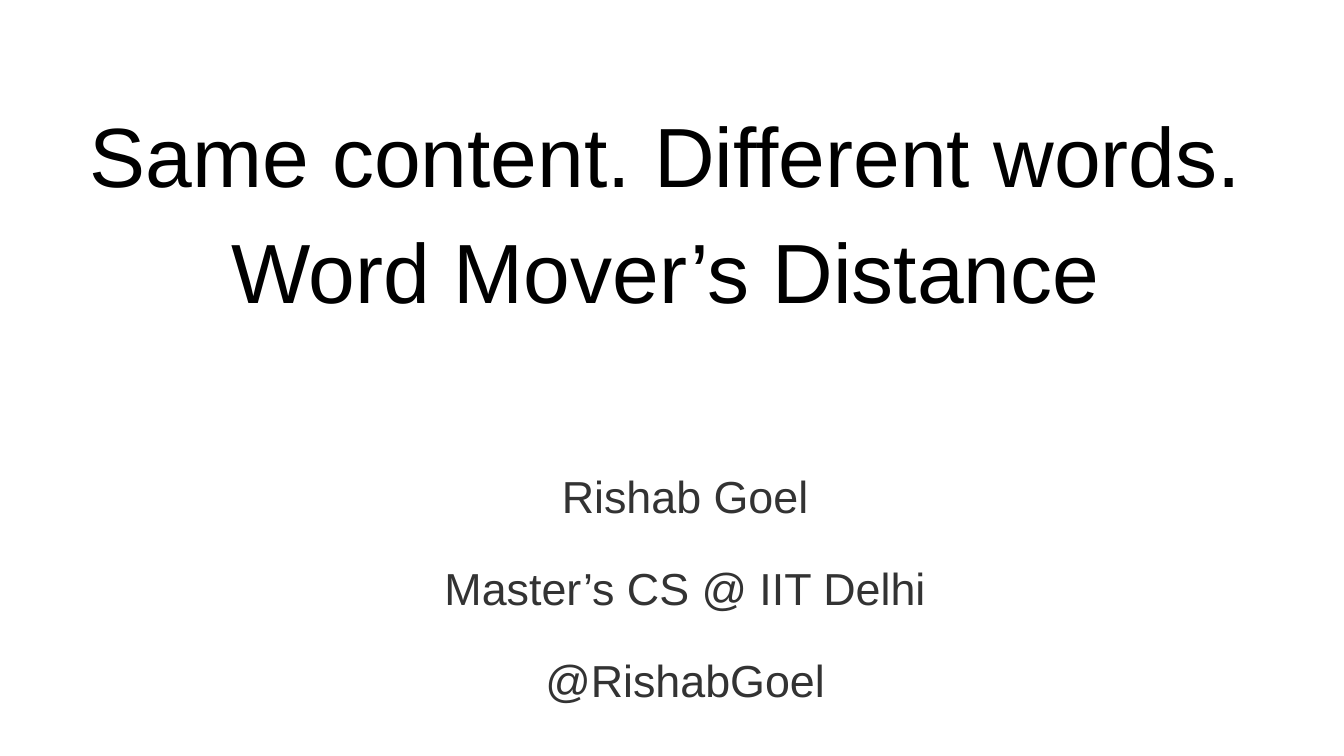
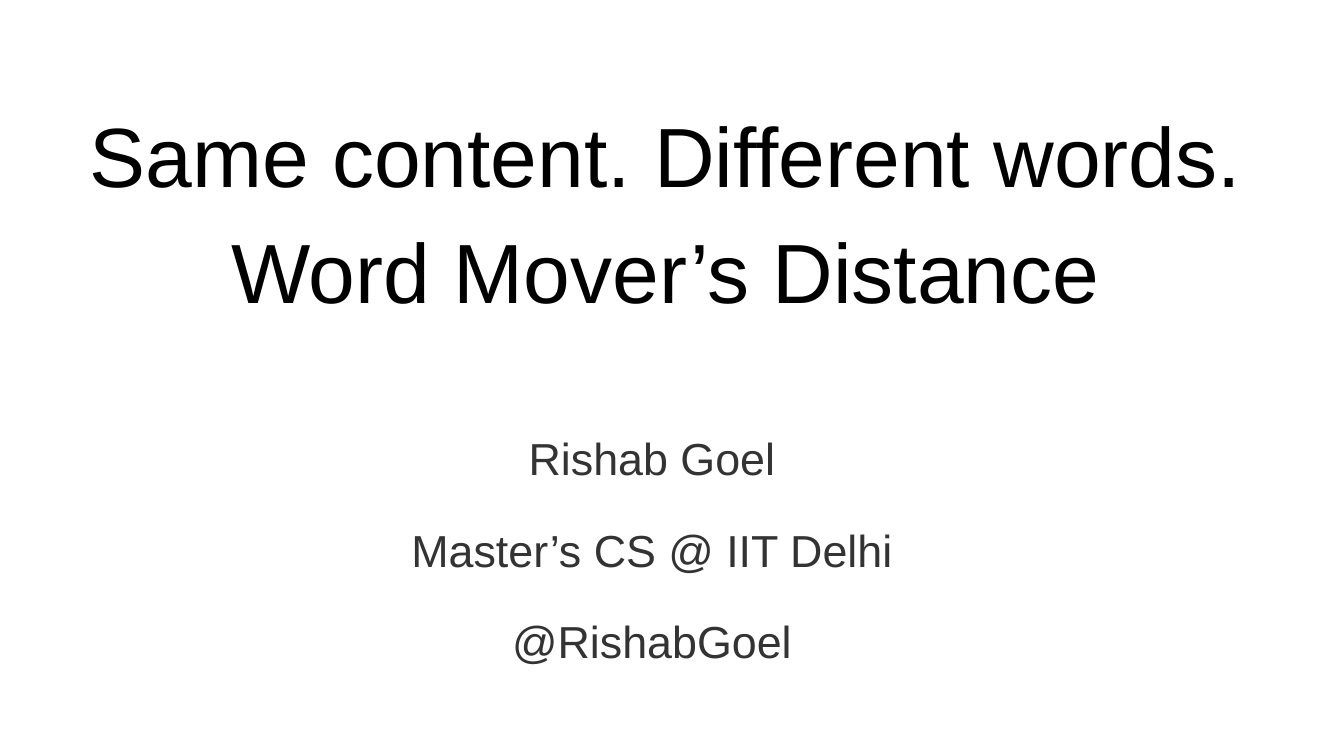
Before and after one commit to RishabGoel/pycon_india_slides, a slide deck: slide 1 of WMD_pycon_slides_2016.pptx. Drawn at 1344x756 pixels with LibreOffice and Linux fonts; fonts in the diff are those of the drawing. Boxes give left, top, right and bottom in pixels: in the first picture for what was removed or moved away, otherwise in the second. Text is boxed around its words. In the diff, an @@ line names an element or a change of style, - is before the commit and + after.

```diff
--- a/WMD_pycon_slides_2016.pptx
+++ b/WMD_pycon_slides_2016.pptx
@@ subtitle "Rishab Goel": place and size @@
-subtitle "Rishab Goel" at <box>444,480,925,703</box>
+subtitle "Rishab Goel" at <box>411,442,892,664</box>
```
Also in this commit, not shown: 3 other slides changed.
